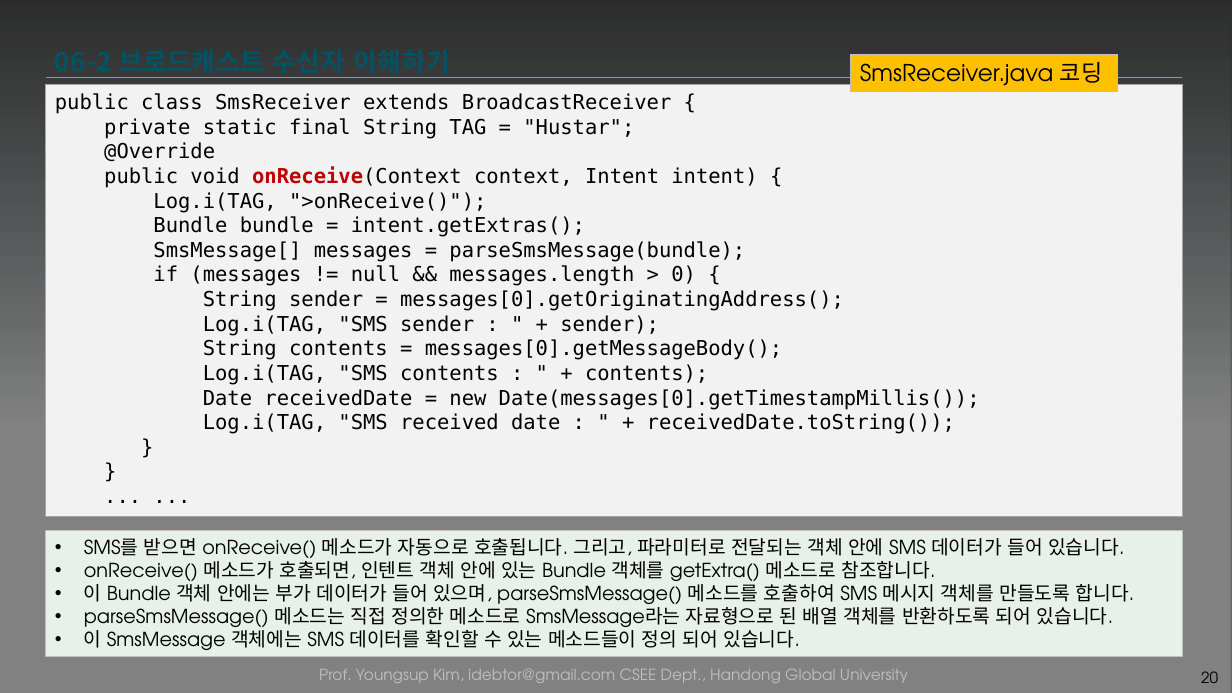
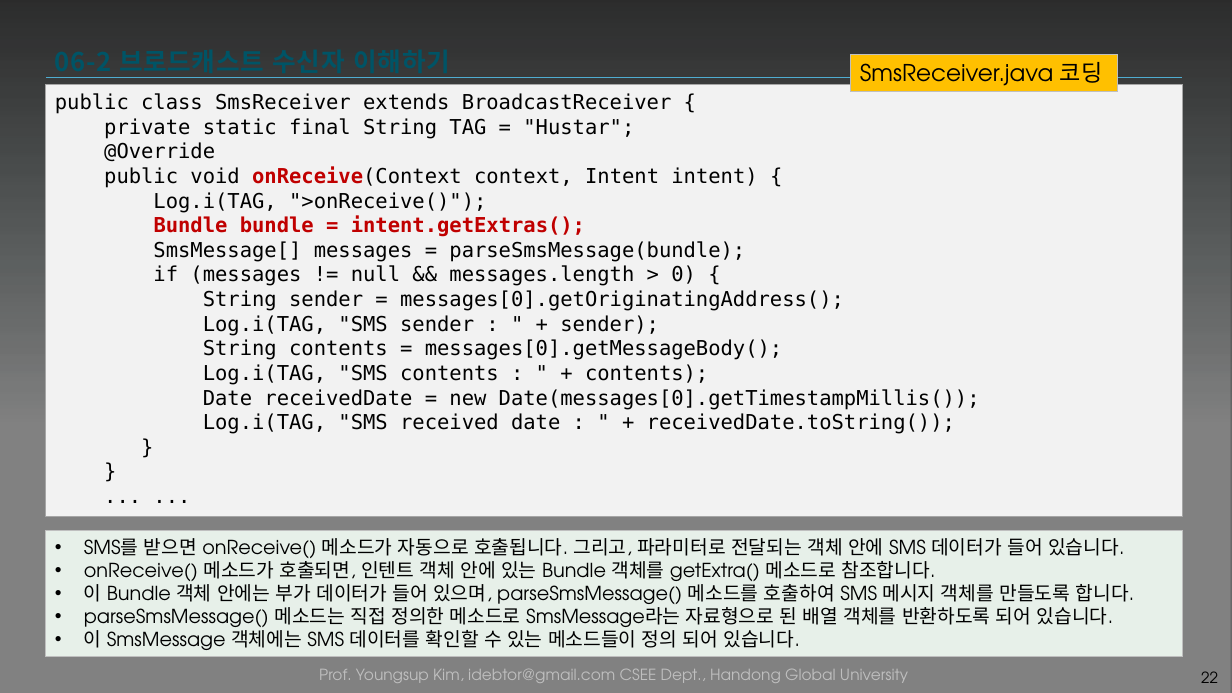
Before and after one commit to tae7841/HuStarAS, a slide deck: slide 22 of ppts/06Service.pptx (slide 20 before the commit). Drawn at 1232x693 pixels with LibreOffice and Linux fonts; fonts in the diff are those of the drawing; background and template pictures are left out; a plain dark background stands for a picture behind light text. Boxes give left, top, right and bottom in pixels: in the first picture for what was removed or moved away, otherwise in the second. Text is boxed around its words. In the diff, an @@ line names an element or a change of style, - is before the commit and + after.

```diff
--- a/ppts/06Service.pptx
+++ b/ppts/06Service.pptx
@@ text in rectangle at <box>154,216,585,237</box>: text colour #000000 to #C00000, bold on in "Bundle bundle = intent.getExtras();" @@
@@ page number at <box>1201,671,1218,683</box>: text changed @@
-20
+22
```
Also in this commit, not shown: 15 other slides changed, 2 slides added.
